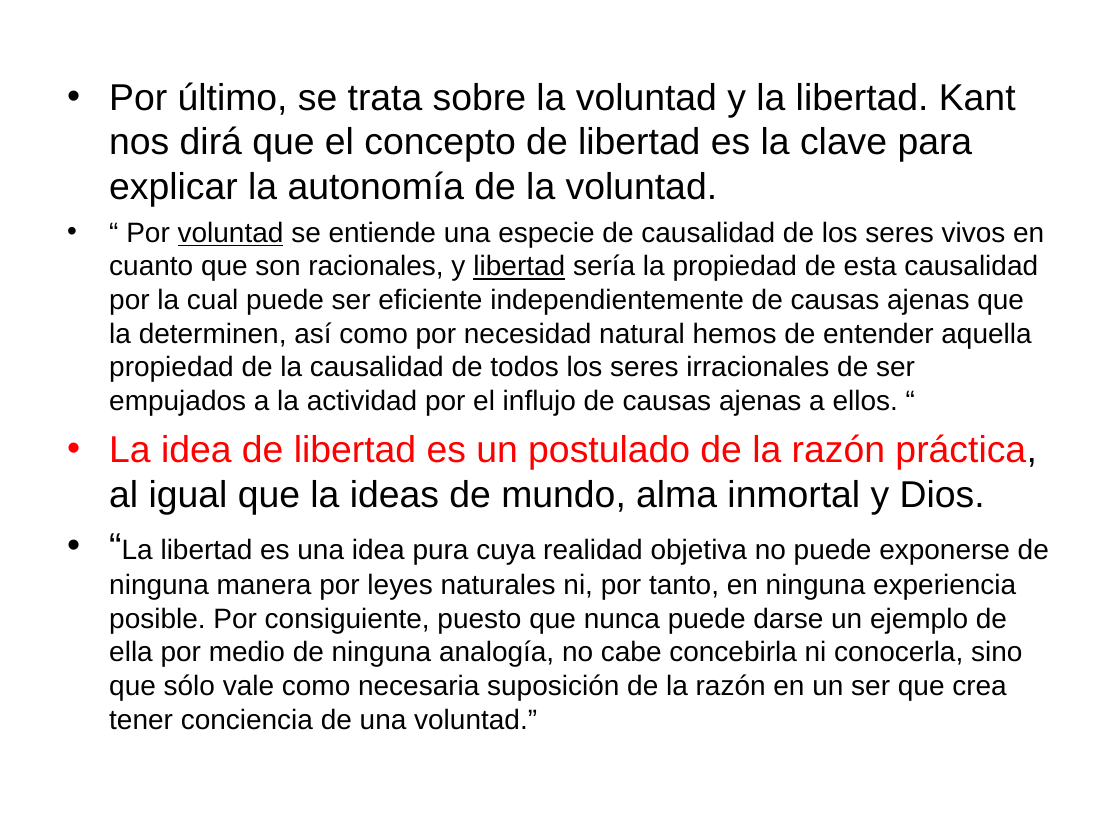
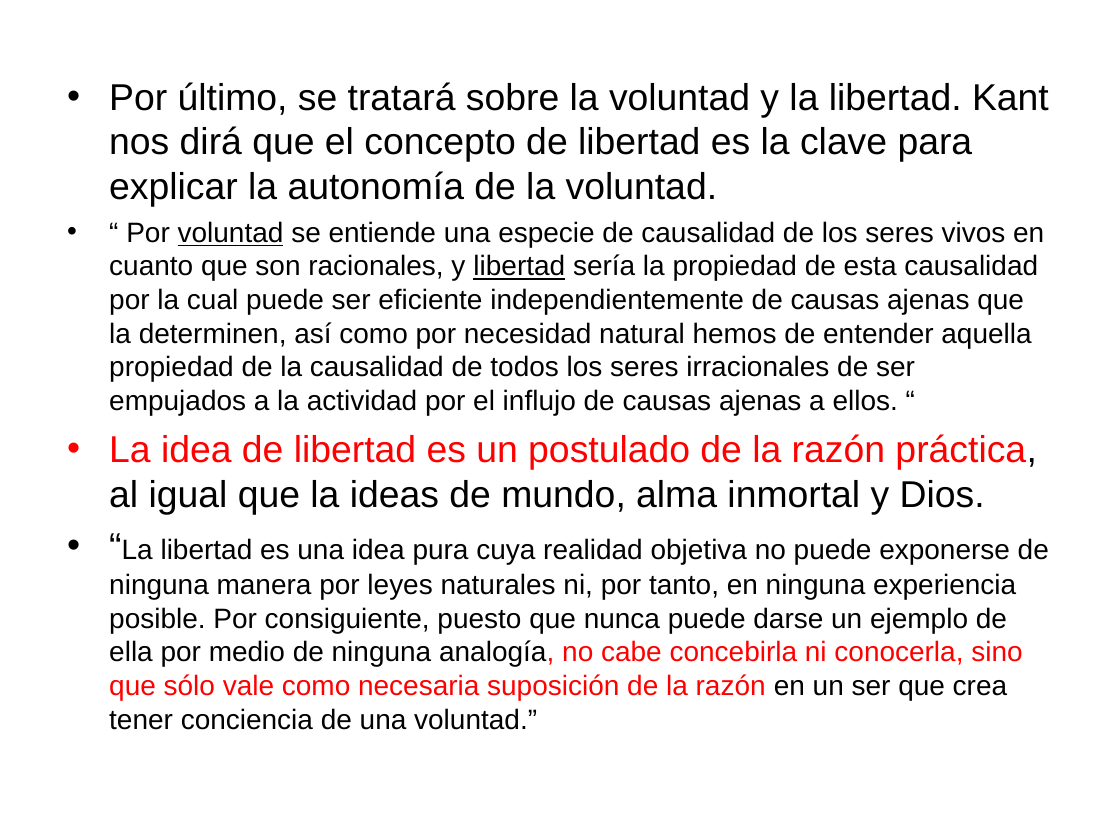
Before and after one commit to zaboltar/zaboltar.github.io, a slide deck: slide 20 of assets uarm/2023 1 UarmPCrit/kant fmc.ppt (slide 11 before the commit). Drawn at 1120x840 pixels with LibreOffice and Linux fonts; fonts in the diff are those of the drawing. Boxes give left, top, right and bottom in pixels: in the first picture for what was removed or moved away, otherwise in the second. Text is boxed around its words. In the diff, an @@ line names an element or a change of style, - is before the commit and + after.

Commit message:
kantFMC

```diff
--- a/assets uarm/2023 1 UarmPCrit/kant fmc.ppt
+++ b/assets uarm/2023 1 UarmPCrit/kant fmc.ppt
@@ text at (x1=109, y1=82, x2=1049, y2=207): text changed @@
-• Por último, se trata sobre la voluntad y la libertad. Kant nos dirá que el concepto de libertad es la clave para explicar la autonomía de la voluntad.
+• Por último, se tratará sobre la voluntad y la libertad. Kant nos dirá que el concepto de libertad es la clave para explicar la autonomía de la voluntad.
@@ text at (x1=109, y1=538, x2=1049, y2=730): text colour #000000 to #FF0000 in "analogía, no cabe concebirla ni conocerla, sino ..." @@
```
Also in this commit, not shown: 5 other slides changed, 23 slides added, 6 other files.
